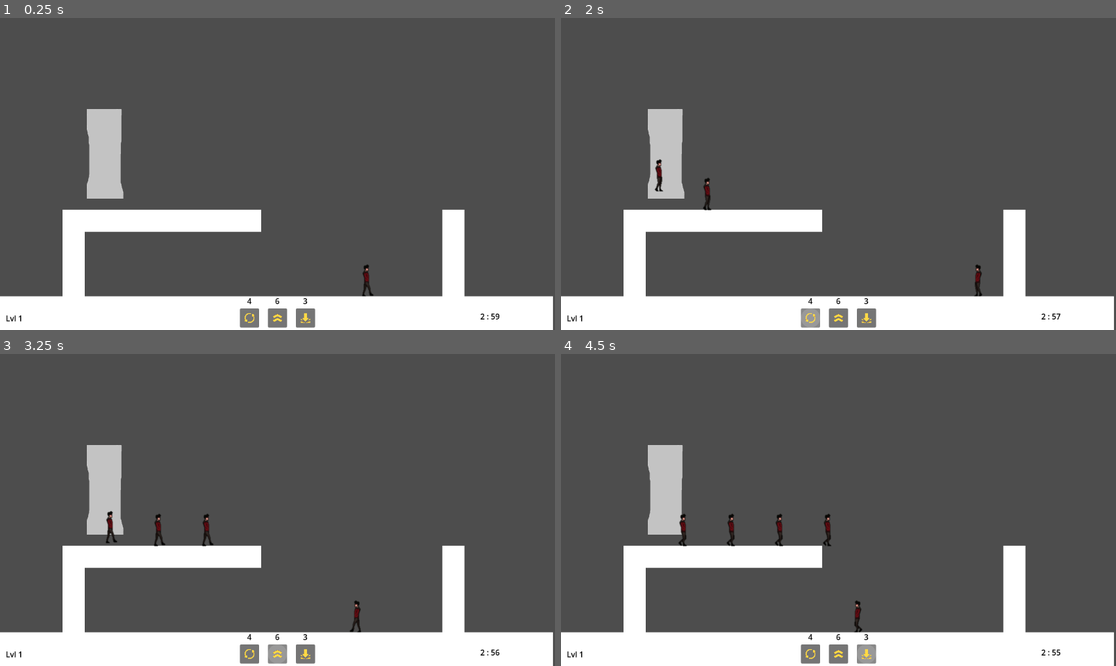
Above: before the commit, frames 1-4 (two rows, left to right).
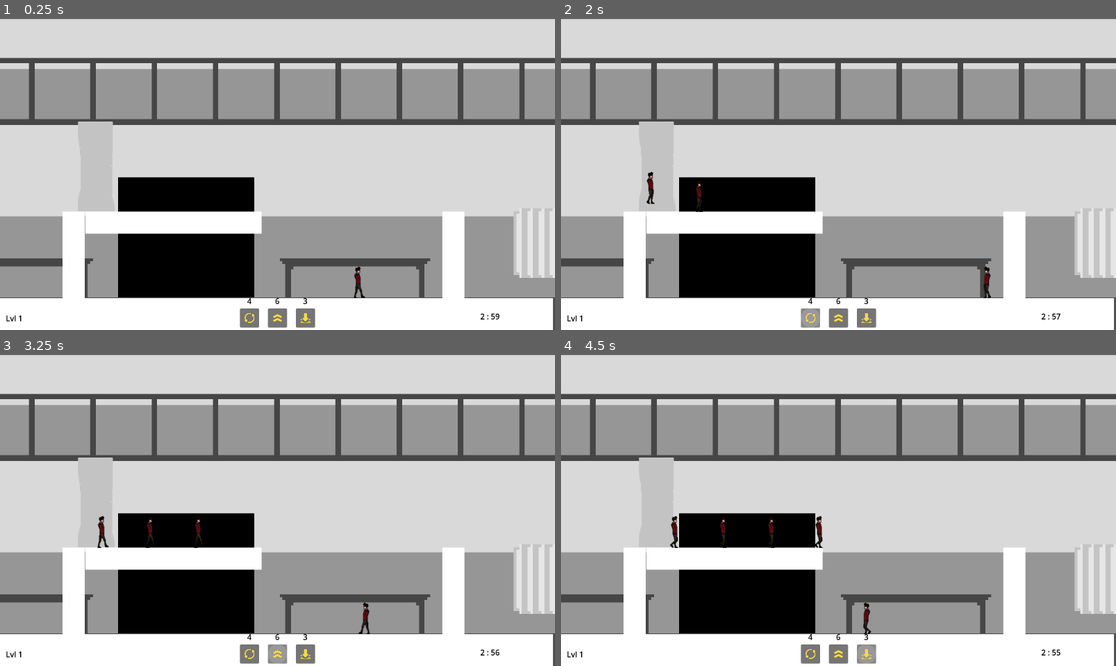
Above: after the commit, the same moments.

Repository: lougon02/EscapeFromHallwayB
Game: Godot game, scene res://scenes/levels/level.tscn
Same seed, same stepped clock (60 frames per second), same inputs: the game is played once before the commit and once after it.
Inputs (mouse positions are in pixels of both pictures, inside the frame that each line leads up to):
- Up to frame 1 (0.25 s): no input
- Up to frame 2 (2 s): click (838, 317) at 0.5 s; click (810, 317) at 1.25 s
- Up to frame 3 (3.25 s): click (305, 653) at 2 s; click (277, 653) at 2.75 s
- Up to frame 4 (4.5 s): click (810, 653) at 3.5 s; click (866, 653) at 4.25 s

The runs differ from the first frame. In frame 1, 78% of the frame differs, in the area x 0-100%, y 0-90%; in frame 2, 78%; in frame 3, 78%; in frame 4, 78%.

Commit message:
Added background scene

Diff:
--- a/project.godot
+++ b/project.godot
@@ -34,4 +34,5 @@
 
 [rendering]
 
+textures/canvas_textures/default_texture_filter=0
 renderer/rendering_method="mobile"
--- a/scenes/levels/level.tscn
+++ b/scenes/levels/level.tscn
@@ -1,7 +1,8 @@
-[gd_scene load_steps=8 format=3 uid="uid://biqbb36n2tg3o"]
+[gd_scene load_steps=9 format=3 uid="uid://biqbb36n2tg3o"]
 
 [ext_resource type="PackedScene" uid="uid://bar2x288423bo" path="res://scenes/entities/player/player.tscn" id="1_2alya"]
 [ext_resource type="Script" path="res://scenes/levels/level.gd" id="1_60x56"]
+[ext_resource type="Texture2D" uid="uid://cdrqmib6c2hvr" path="res://assets/level/background.png" id="2_bpwx3"]
 [ext_resource type="Texture2D" uid="uid://8cuuy54cud0x" path="res://assets/White_square.png" id="2_svv2q"]
 [ext_resource type="PackedScene" uid="uid://bkv3g7dqnut7h" path="res://scenes/entities/spawn/spawn_location.tscn" id="4_k65vc"]
 [ext_resource type="PackedScene" uid="uid://btdipd0a85jlt" path="res://scenes/levels/ui.tscn" id="5_e8kyw"]
@@ -15,10 +16,16 @@
 [node name="Level" type="Node2D"]
 script = ExtResource("1_60x56")
 
+[node name="Background" type="Sprite2D" parent="."]
+position = Vector2(384, 291)
+scale = Vector2(5.78, 5.78)
+texture = ExtResource("2_bpwx3")
+
 [node name="Player" parent="." instance=ExtResource("1_2alya")]
-position = Vector2(737, 543)
+position = Vector2(719, 553)
 
 [node name="Floor" type="StaticBody2D" parent="."]
+position = Vector2(0.0400391, 4)
 collision_layer = 2
 
 [node name="FloorImage" type="Sprite2D" parent="Floor"]
@@ -31,7 +38,7 @@
 shape = SubResource("RectangleShape2D_wmoj3")
 
 [node name="Wall" type="StaticBody2D" parent="."]
-position = Vector2(941, 490)
+position = Vector2(941.04, 494)
 collision_layer = 2
 
 [node name="WallImage" type="Sprite2D" parent="Wall"]
@@ -42,7 +49,7 @@
 shape = SubResource("RectangleShape2D_wuh4f")
 
 [node name="Wall3" type="StaticBody2D" parent="."]
-position = Vector2(268, 421)
+position = Vector2(268.04, 425)
 rotation = 1.5708
 collision_layer = 2
 
@@ -54,7 +61,7 @@
 shape = SubResource("RectangleShape2D_wuh4f")
 
 [node name="Wall4" type="StaticBody2D" parent="."]
-position = Vector2(451, 421)
+position = Vector2(451.04, 425)
 rotation = 1.5708
 collision_layer = 2
 
@@ -66,7 +73,7 @@
 shape = SubResource("RectangleShape2D_wuh4f")
 
 [node name="Wall2" type="StaticBody2D" parent="."]
-position = Vector2(153, 490)
+position = Vector2(153.04, 494)
 collision_layer = 2
 
 [node name="WallImage" type="Sprite2D" parent="Wall2"]
@@ -80,10 +87,10 @@
 autostart = true
 
 [node name="SpawnMarker" type="Marker2D" parent="."]
-position = Vector2(205, 326)
+position = Vector2(187.04, 352)
 
 [node name="SpawnLocation" parent="." instance=ExtResource("4_k65vc")]
-position = Vector2(216, 282)
+position = Vector2(198.04, 308)
 
 [node name="UI" parent="." instance=ExtResource("5_e8kyw")]
 
Binary file added: assets/level/background.png
Not shown, added: assets/level/background.png.import
